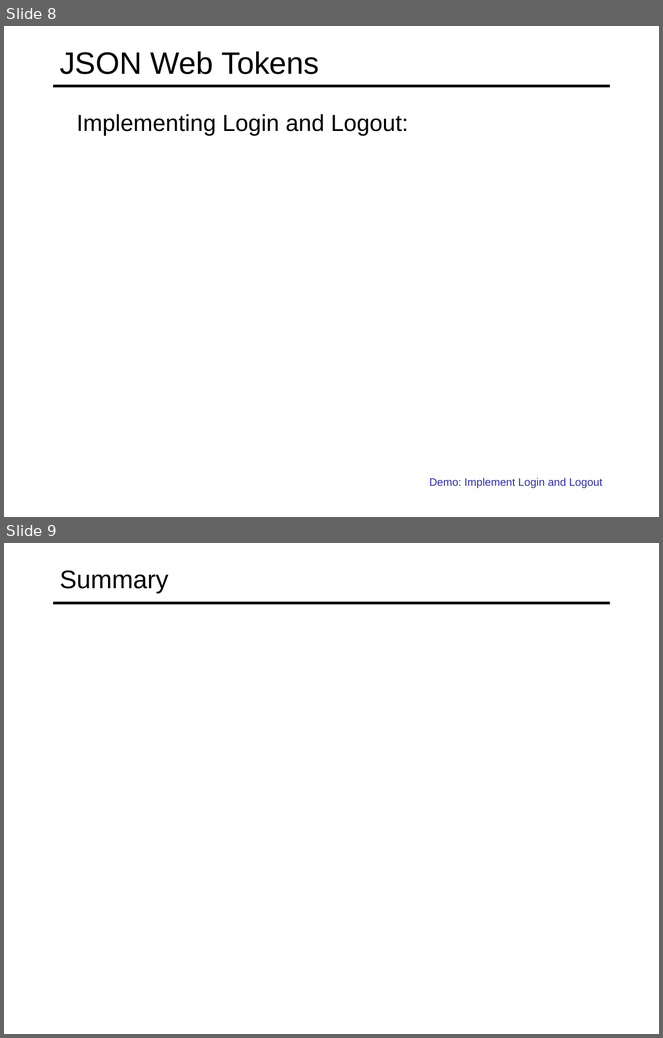
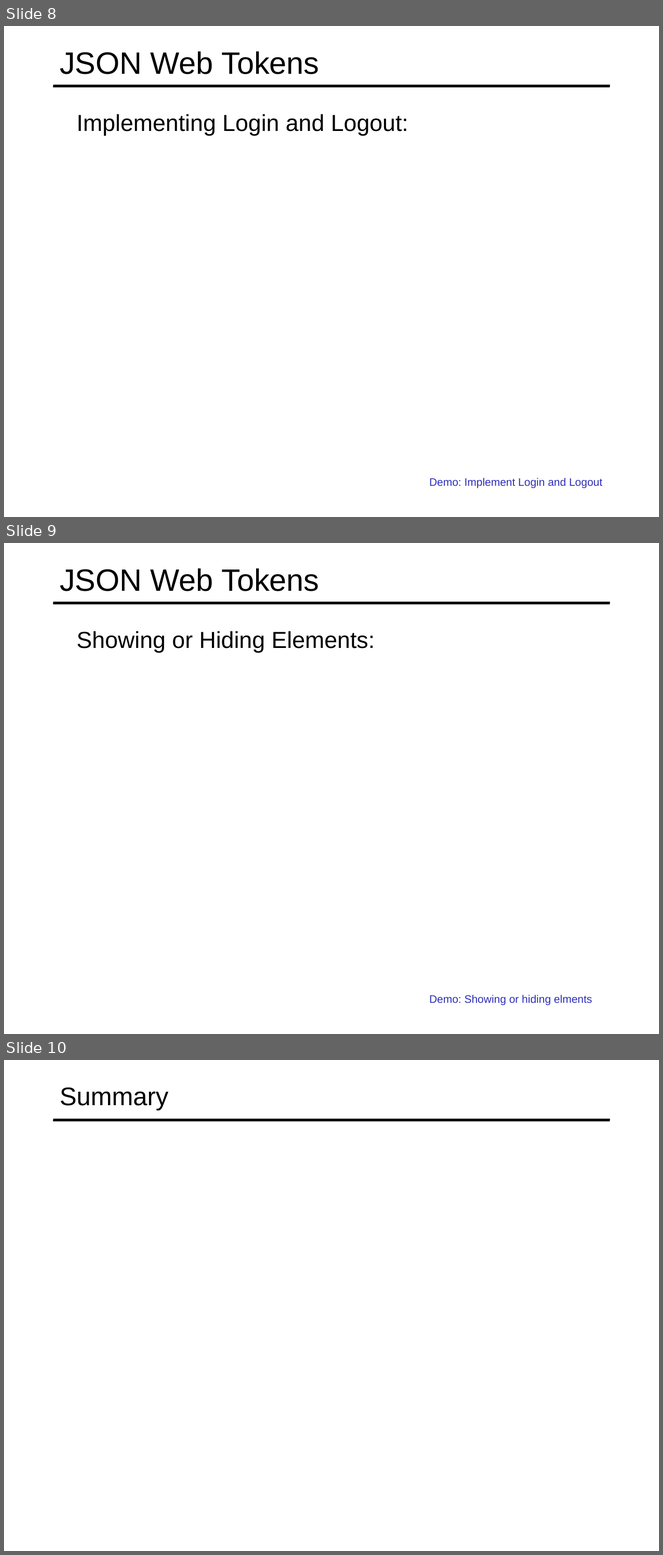
Before and after one commit to specter01wj/Jago_Link_Training, a slide deck: Angular/Angular12/Angular Advanced Course/Essentials/9.Authentication and Authorization/L9_Authentication and Authorization.ppt. Shown one above the other, each under a label of ours: slides 8 and 9 before the commit, slides 8, 9 and 10 after it. The pictures are 663x1038 and 663x1555 pixels, drawn with LibreOffice and Linux fonts; fonts in the diff are those of the drawing. Boxes give left, top, right and bottom in pixels: in the first picture for what was removed or moved away, otherwise in the second. Text is boxed around its words. In the diff, an @@ line names an element or a change of style, - is before the commit and + after.

```diff
--- a/Angular/Angular12/Angular Advanced Course/Essentials/9.Authentication and Authorization/L9_Authentication and Authorization.ppt
+++ b/Angular/Angular12/Angular Advanced Course/Essentials/9.Authentication and Authorization/L9_Authentication and Authorization.ppt
@@ slide 9 added at [4, 543, 659, 1034], background #FFFFFF; not listed: 1 template element that a slide beside it also shows @@
@@ title added at [60, 568, 319, 591], 34 pt, text #000000 @@
+JSON Web Tokens
@@ text added at [77, 631, 375, 653], 25.5 pt, text #000000 @@
+  Showing or Hiding Elements:
@@ text added at [429, 995, 592, 1005], 12 pt, text #2D2DB9 @@
+  Demo: Showing or hiding elments
@@ what was slide 9 is now slide 10 @@
```
Also in this commit, not shown: 59 other files.
